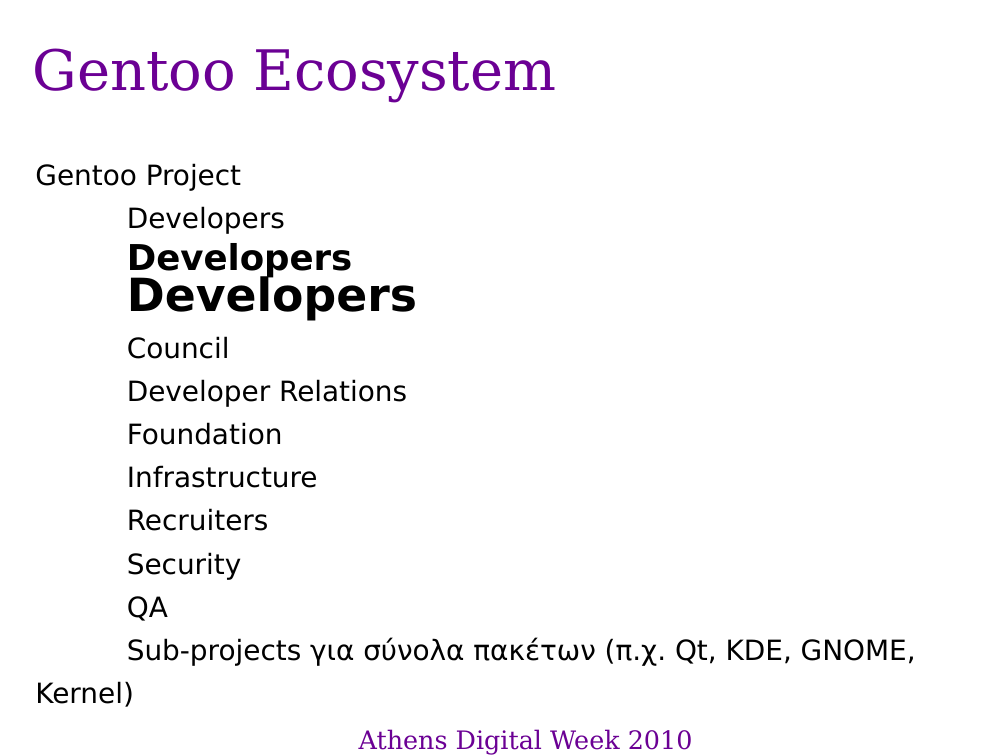
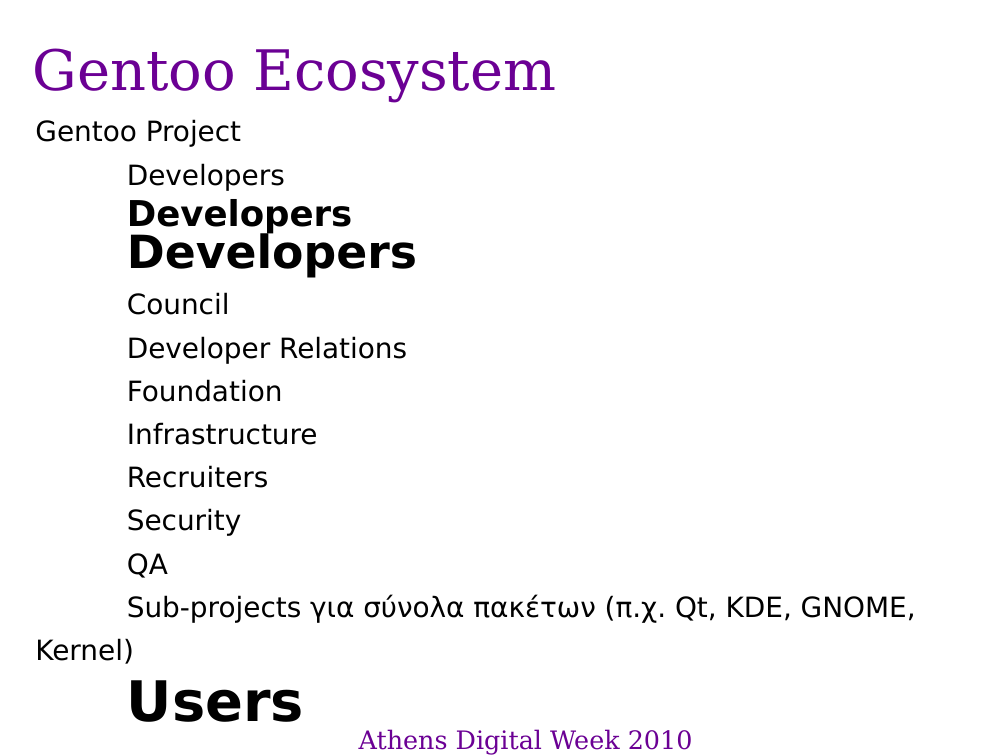
Before and after one commit to gentoo-el/presentations, a slide deck: slide 4 of adw_2010.odp (slide 3 before the commit). Drawn at 1008x756 pixels with LibreOffice and Linux fonts; fonts in the diff are those of the drawing; background and template pictures are left out. Boxes give left, top, right and bottom in pixels: in the first picture for what was removed or moved away, otherwise in the second. Text is boxed around its words. In the diff, an @@ line names an element or a change of style, - is before the commit and + after.

```diff
--- a/adw_2010.odp
+++ b/adw_2010.odp
@@ text at (x1=127, y1=680, x2=304, y2=722): paragraph added @@
+Users
```
Also in this commit, not shown: 1 other slide changed, 1 slide added.
